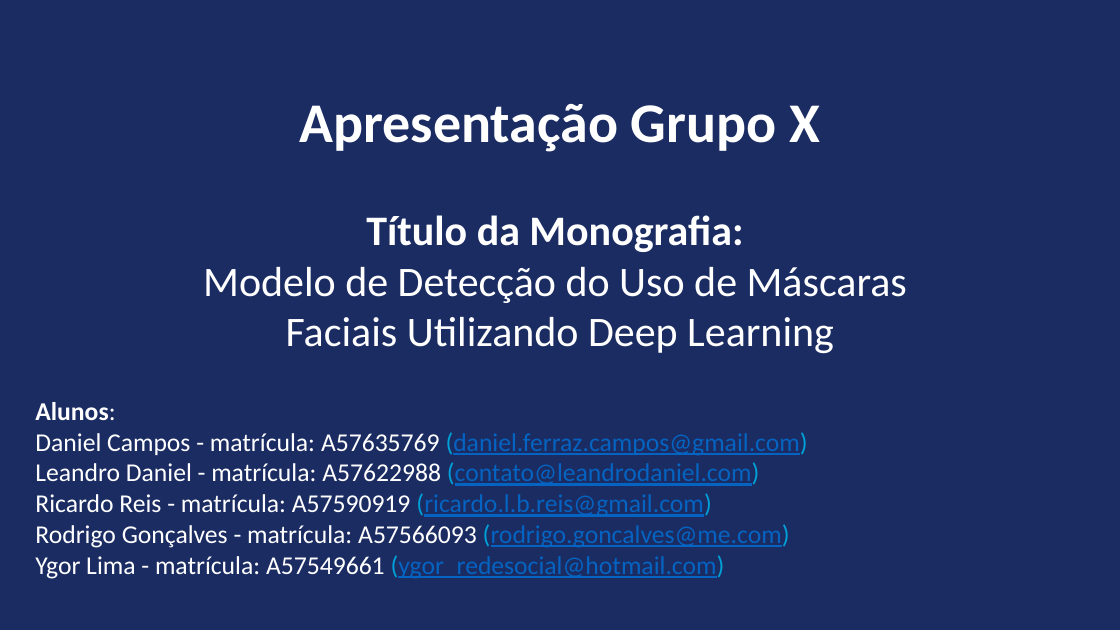
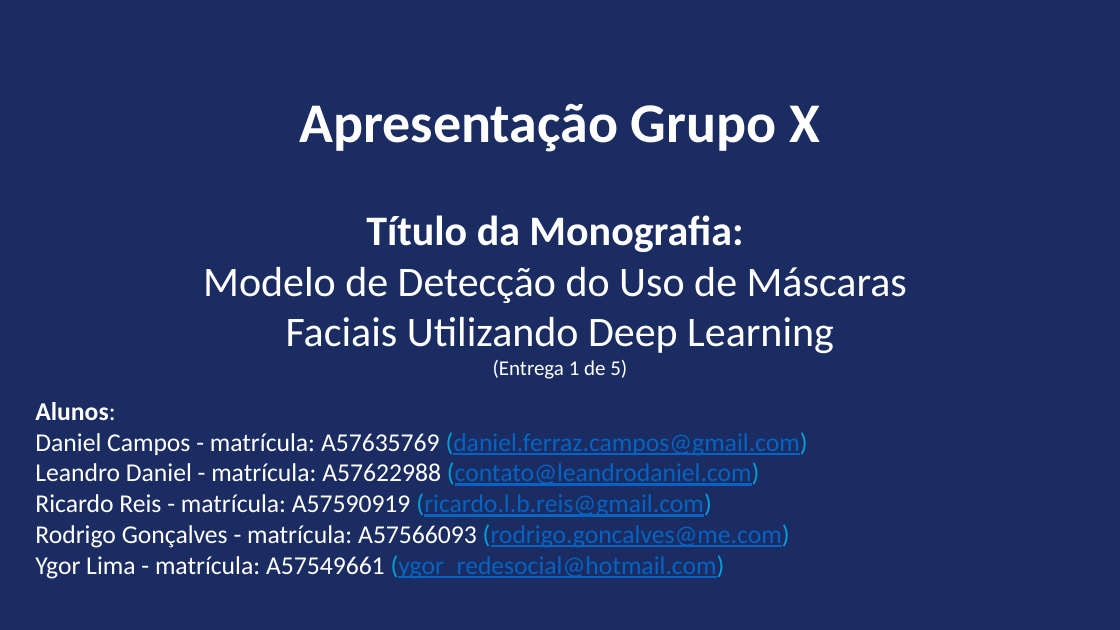
Before and after one commit to ldaniel/Challenges-Requirements-Analytical-Projects, a slide deck: slide 1 of presentation/FGV-MBA - Monografia - Detecção de Máscara Facial.pptx. Drawn at 1120x630 pixels with LibreOffice and Linux fonts; fonts in the diff are those of the drawing; background and template pictures are left out. Boxes give left, top, right and bottom in pixels: in the first picture for what was removed or moved away, otherwise in the second. Text is boxed around its words. In the diff, an @@ line names an element or a change of style, - is before the commit and + after.

```diff
--- a/presentation/FGV-MBA - Monografia - Detecção de Máscara Facial.pptx
+++ b/presentation/FGV-MBA - Monografia - Detecção de Máscara Facial.pptx
@@ text added at (493, 360, 627, 379), 18 pt, text #FFFFFF @@
+(Entrega 1 de 5)
```
Also in this commit, not shown: 1 other slide changed, 1 other file.
